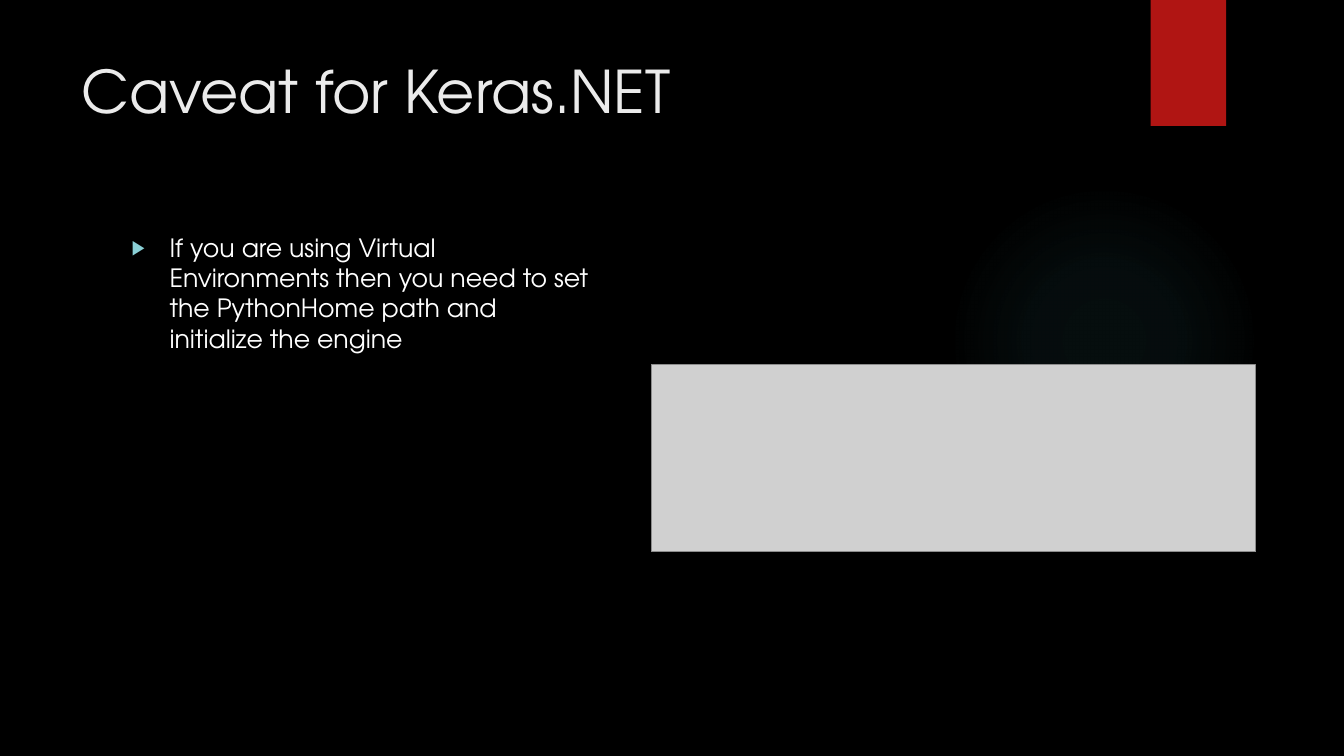
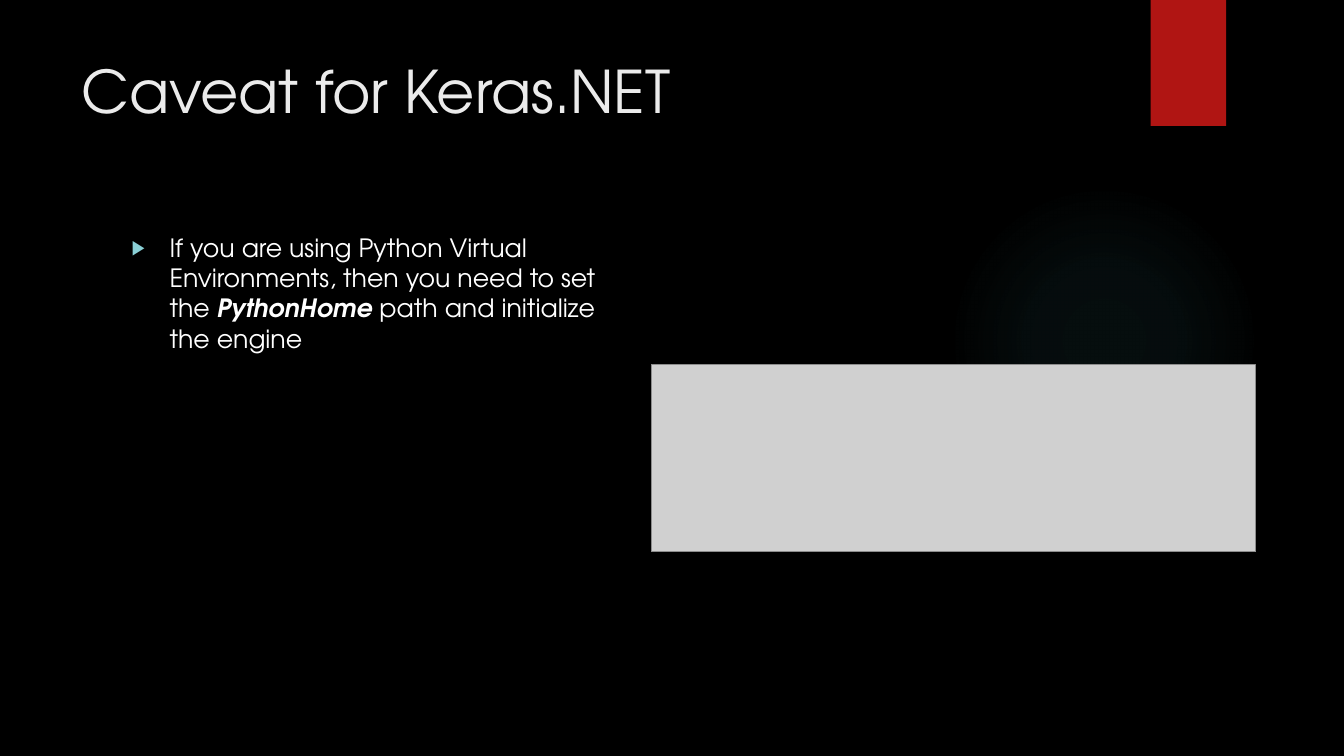
Before and after one commit to korz/ml-in-csharp, a slide deck: slide 28 of Slides.pptx (slide 20 before the commit). Drawn at 1344x756 pixels with LibreOffice and Linux fonts; fonts in the diff are those of the drawing; grey boxes stand for pictures; background and template pictures are left out. Boxes give left, top, right and bottom in pixels: in the first picture for what was removed or moved away, otherwise in the second. Text is boxed around its words. In the diff, an @@ line names an element or a change of style, - is before the commit and + after.

```diff
--- a/Slides.pptx
+++ b/Slides.pptx
@@ text at [170,238,595,354]: text changed @@
-▶ If you are using Virtual Environments then you need to set the PythonHome path and initialize the engine
+▶ If you are using Python Virtual Environments, then you need to set the PythonHome path and initialize the engine
```
Also in this commit, not shown: 18 other slides changed, 16 slides added, 9 slides removed, 4 other files.
